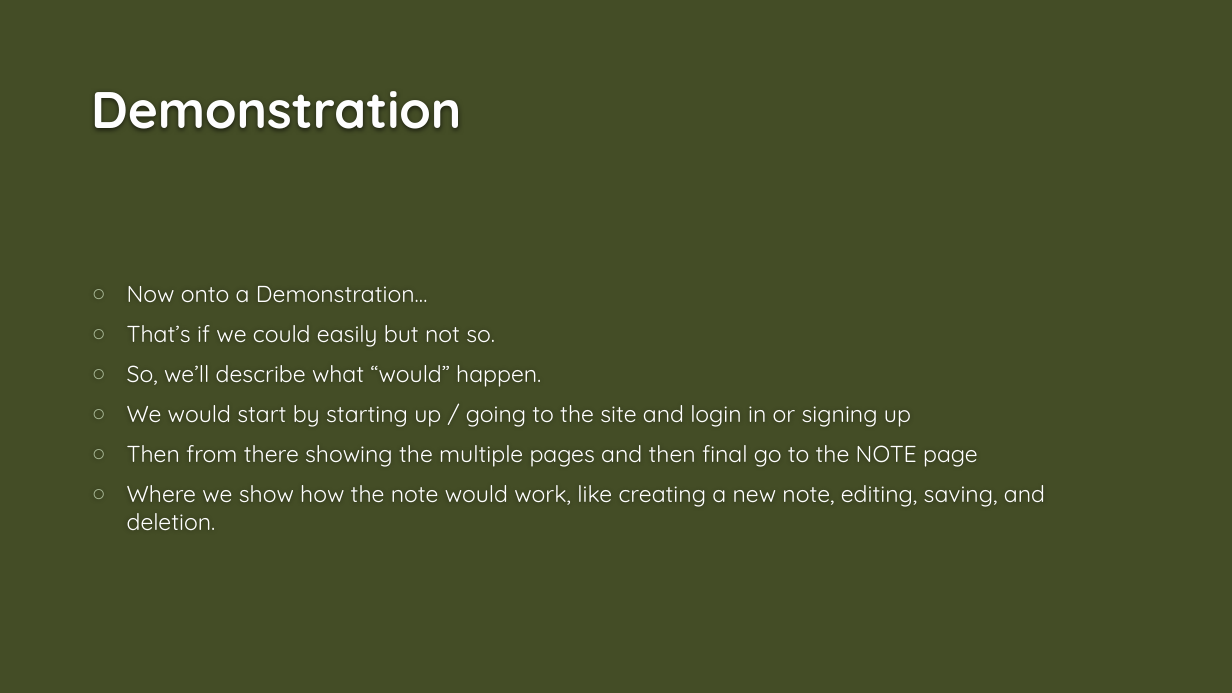
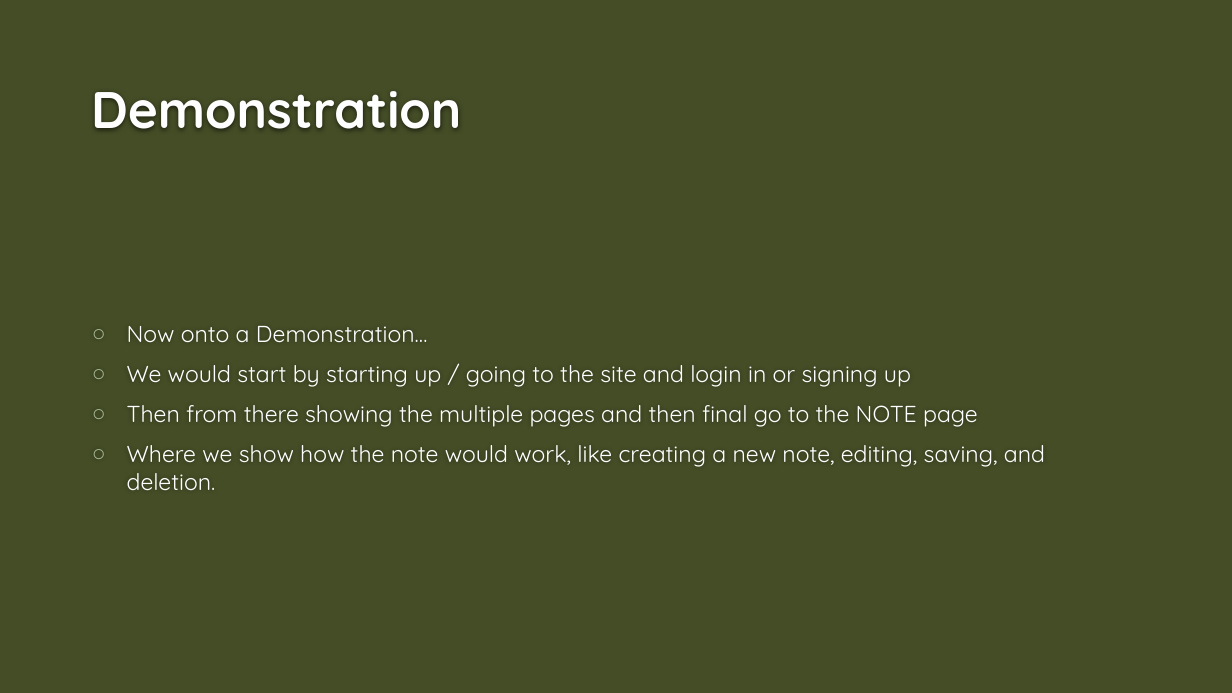
Before and after one commit to Dwaddle26/EncryptNotes, a slide deck: slide 7 of Phase 3 Documentation/Team_2_Presentation_3.pptx (slide 6 before the commit). Drawn at 1232x693 pixels with LibreOffice and Linux fonts; fonts in the diff are those of the drawing; background and template pictures are left out. Boxes give left, top, right and bottom in pixels: in the first picture for what was removed or moved away, otherwise in the second. Text is boxed around its words. In the diff, an @@ line names an element or a change of style, - is before the commit and + after.

```diff
--- a/Phase 3 Documentation/Team_2_Presentation_3.pptx
+++ b/Phase 3 Documentation/Team_2_Presentation_3.pptx
@@ text at (x1=127, y1=325, x2=541, y2=387): paragraphs removed @@
-○ That’s if we could easily but not so.
-○ So, we’ll describe what “would” happen.
```
Also in this commit, not shown: 2 other slides changed, 1 slide added, 1 slide removed.
